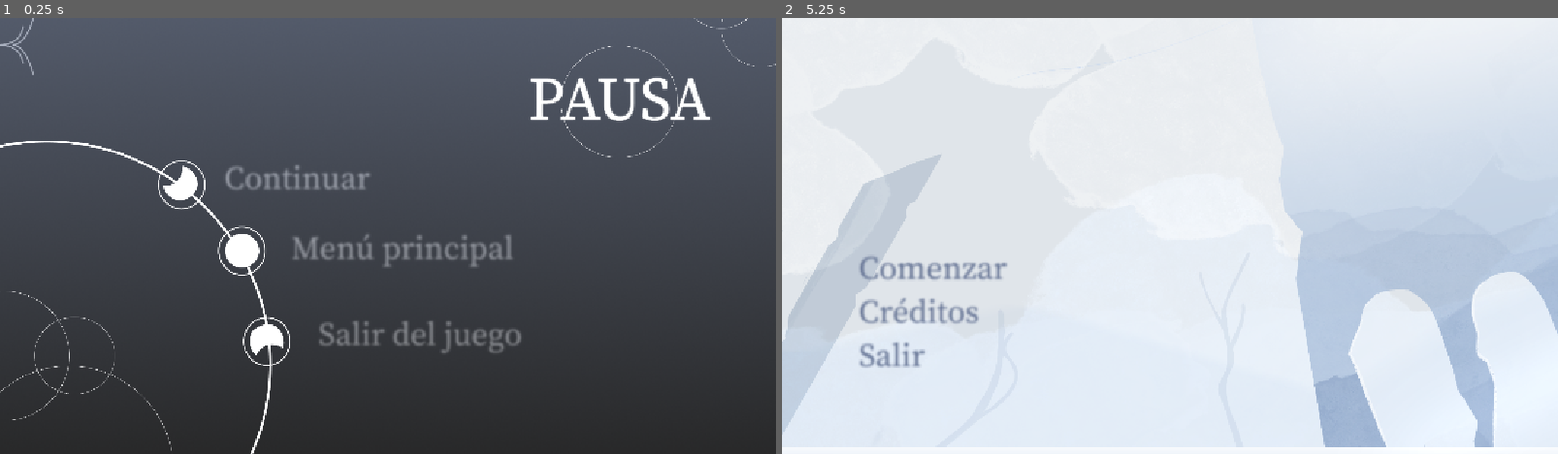
Above: before the commit, frames 1-2 (left to right).
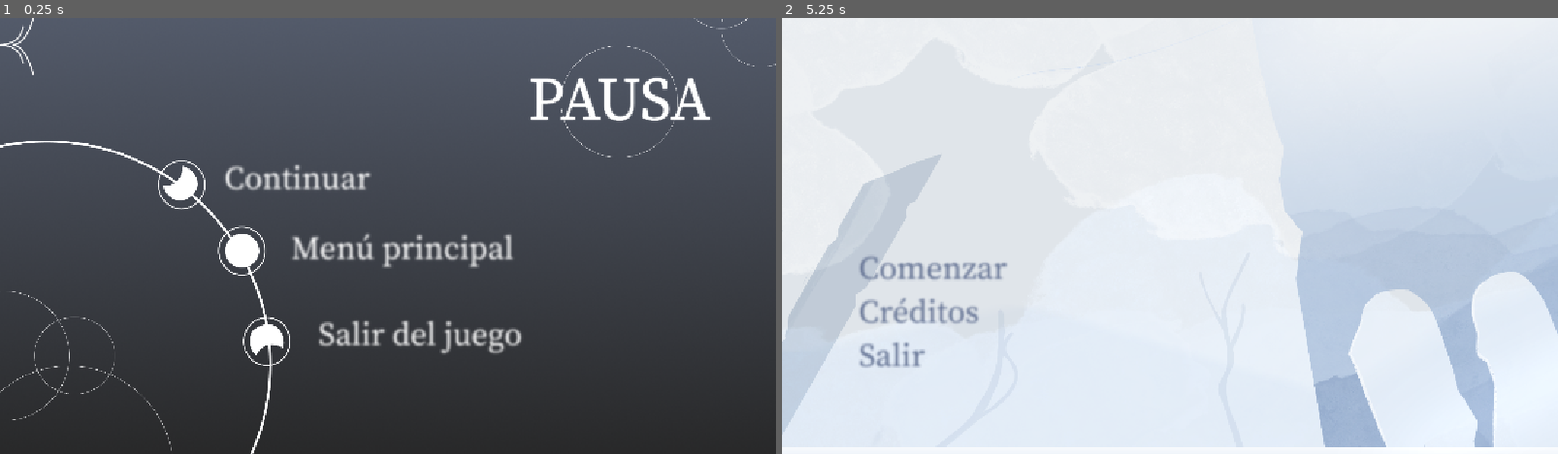
Above: after the commit, the same moments.

Repository: MarceStarlet/women-game-jam-andromeda
Game: Godot game, scene res://Scripts/pausa.tscn
Same seed, same stepped clock (60 frames per second), same inputs: the game is played once before the commit and once after it. The project has no main scene, so this scene is started directly.
Inputs (mouse positions are in pixels of both pictures, inside the frame that each line leads up to):
- Up to frame 1 (0.25 s): no input
- Up to frame 2 (5.25 s): click (1100, 179) at 0.5 s; click (797, 44) at 1.25 s; click (1100, 179) at 2 s; click (797, 44) at 2.75 s; click (1100, 179) at 3.5 s; click (797, 44) at 4.25 s; click (1208, 249) at 5 s

The runs differ from the first frame. In frame 1, 1.9% of the frame differs, in the area x 0-68%, y 0-77%; in frame 2, nothing differs.

Commit message:
ActualizacionUIScriptsBase

Diff:
--- a/Scripts/pausa.tscn
+++ b/Scripts/pausa.tscn
@@ -88,6 +88,7 @@
 texture_pressed = ExtResource("9_u0tsi")
 
 [node name="Sprite2D" type="Sprite2D" parent="." unique_id=1419479041]
+z_index = -1
 position = Vector2(569.7778, 320.5)
 scale = Vector2(0.60648143, 0.60648143)
 texture = ExtResource("6_cssh3")
